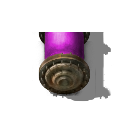
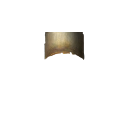
Before/after of a 128 x 128 layered artwork. What changed in the layer stack:
hid "Layer 1" over [32, 32, 112, 102]
